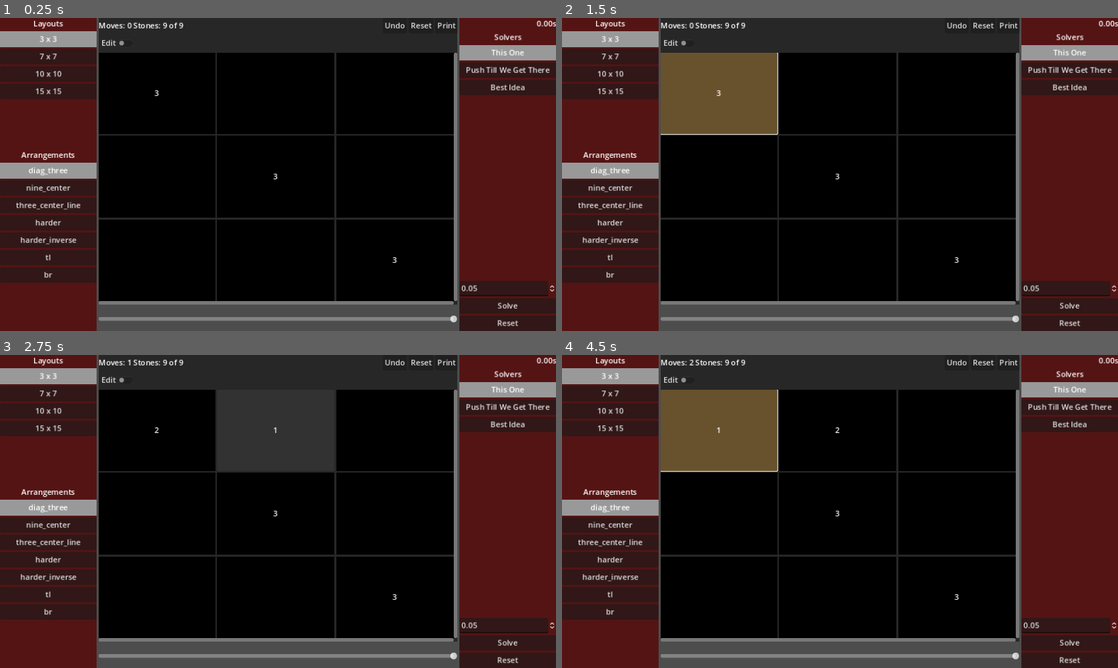
Above: before the commit, frames 1-4 (two rows, left to right).
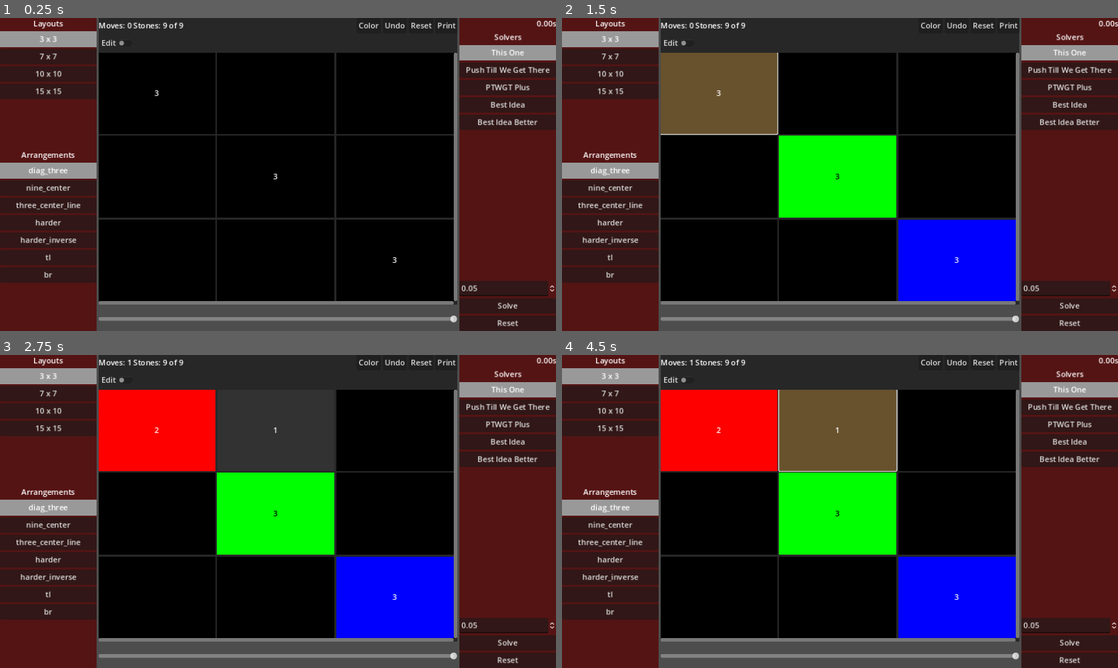
Above: after the commit, the same moments.

Repository: bitwes/StoneGridProblem
Game: Godot game, scene res://main.tscn
Two runs of this game, one before a commit and one after it. Both use one fixed random seed, a clock stepped at 60 frames per second and the inputs below.
Inputs (mouse positions are in pixels of both pictures, inside the frame that each line leads up to):
- Up to frame 1 (0.25 s): no input
- Up to frame 2 (1.5 s): click (928, 24) at 0.5 s, where only the run after the commit has a clickable "Color"; click "3" at 1.25 s
- Up to frame 3 (2.75 s): click (278, 430) at 2.02 s
- Up to frame 4 (4.5 s): click "2" at 2.75 s; click "1" at 3.5 s; click "1" at 4.25 s

The runs differ from the first frame. In frame 1, 1.8% of the frame differs, in the area x 64-100%, y 1-36%; in frame 2, 13%; in frame 3, 18%; in frame 4, 24%, in the area x 17-100%, y 1-91%.

Commit message:
so much more than just faster

Diff:
--- a/Main.gd
+++ b/Main.gd
@@ -26,6 +26,7 @@
 	checks = $Layout/Controls2/Layout/Buttons/Stats/Checks,
 	passes = $Layout/Controls2/Layout/Buttons/Stats/Passes,
 	solver_buttons = $Layout/Controls2/Layout/Buttons/Solvers,
+	resume = $Layout/Controls2/Layout/Resume,
 
 	undo_slider = $Layout/CenterBox/UndoSlider,
 }
@@ -39,9 +40,11 @@
 	get: return solver
 	set(val):
 		solver = val
+		solver.paused.connect(_on_solver_paused)
 
 
 func _ready():
+	_ctrls.resume.visible = false
 	_ctrls.orig_stone_grid.visible = false
 	_stone_grid = _ctrls.orig_stone_grid
 	_ctrls.stop.visible = false
@@ -181,6 +184,17 @@
 func _on_stop_pressed():
 	solver.stop()
 
+var _pause_object = null
+func _on_solver_paused(po):
+	_pause_object = po
+	_ctrls.resume.visible = true
+
+func _on_resume_pressed():
+	_ctrls.resume.visible = false
+	_emit_resume.call_deferred()
+
+func _emit_resume():
+	_pause_object.resume.emit()
 
 
 # ------------------------
--- a/cmdln.gd
+++ b/cmdln.gd
@@ -2,14 +2,28 @@
 
 var main_scene = null
 
-func keep_on_keeping_on():
-	main_scene._create_stone_grid(15, {})
-	main_scene._stone_grid.populate(Layouts.fifteen_x_fifteen.near_corners_plus)
+func solve(size, layout, solver):
+	print('-- Solving --')
+	main_scene._create_stone_grid(size, {})
+	main_scene._stone_grid.populate(layout)
 	main_scene._ctrls.delay.value = 0.0
-	main_scene.solver = Solvers.PushTillWeGetThere.new()
+	main_scene.solver = solver
+
+	# main_scene.solver = Solvers.PushTillWeGetThere.new()
 
 	await main_scene.solve()
 	print('time = ',main_scene._ctrls.time.text)
+	main_scene._stone_grid.print_board_array()
+	print('done')
+	print(main_scene._stone_grid.is_solved())
+
+
+func keep_on_keeping_on():
+	await solve(15, Layouts.fifteen_x_fifteen.near_corners_plus, Solvers.BestIdeaBetter.new())
+	# await solve(15, Layouts.fifteen_x_fifteen.near_corners_plus, Solvers.PushTillWeGetThere.new())
+	# await solve(15, Layouts.fifteen_x_fifteen.near_corners_plus, Solvers.PushTillWeGetTherePlus.new())
+	# await solve(15, Layouts.fifteen_x_fifteen.near_corners_plus, Solvers.BestIdea.new())
+	# quit()
 
 
 func _init():
--- a/main.tscn
+++ b/main.tscn
@@ -115,6 +115,10 @@
 layout_mode = 2
 text = "Stop"
 
+[node name="Resume" type="Button" parent="Layout/Controls2/Layout"]
+layout_mode = 2
+text = "Resume"
+
 [node name="Buttons" type="VBoxContainer" parent="Layout/Controls2/Layout"]
 layout_mode = 2
 size_flags_vertical = 3
@@ -162,5 +166,6 @@
 [connection signal="pressed" from="Layout/Controls/Layout/Buttons/Layouts/TenXTen" to="." method="_on_ten_x_ten_pressed"]
 [connection signal="pressed" from="Layout/Controls/Layout/Buttons/Layouts/FifteenXFifteen" to="." method="_on_fifteen_x_fifteen_pressed"]
 [connection signal="pressed" from="Layout/Controls2/Layout/Stop" to="." method="_on_stop_pressed"]
+[connection signal="pressed" from="Layout/Controls2/Layout/Resume" to="." method="_on_resume_pressed"]
 [connection signal="pressed" from="Layout/Controls2/Layout/Buttons/Solve" to="." method="_on_solve_pressed"]
 [connection signal="pressed" from="Layout/Controls2/Layout/Buttons/Reset" to="." method="_on_reset_pressed"]
--- a/solvers.gd
+++ b/solvers.gd
@@ -1,12 +1,22 @@
 class_name Solvers
+
+class PauseObject:
+	signal resume
 
 static var TheListOfSolvers = [
 	['This One', ThisOne],
 	['Push Till We Get There', PushTillWeGetThere],
-	['Best Idea', BestIdea]
+	['PTWGT Plus', PushTillWeGetTherePlus],
+	['Best Idea', BestIdea],
+	['Best Idea Better', BestIdeaBetter],
 ]
 
 
+# ------------------------------------------------------------------------------
+# Various methods for solving and defines how to interact with a solver...wihc
+# is just implementing _solve...NOT solve BUT _solve.  And then calling solve
+# NOT _solve BUT solve.
+# ------------------------------------------------------------------------------
 class BaseSolver:
 	var _grid : StoneGrid = null
 	var _should_run = true
@@ -17,7 +27,48 @@
 		set(val): pass
 
 	var max_attempts = 200
-
+	var ignore_pause = true
+
+	# Virtual, called by solve after commone setup is done.
+	func _solve():
+		pass
+
+	signal paused(po : PauseObject)
+
+	func solve(grid : StoneGrid):
+		_should_run = true
+		_grid = grid
+		_grid.print_board()
+		_grid.color_starting_stones()
+
+		var prev_mode = _grid.mode
+		_grid.mode = _grid.MODES.SOLVE
+		await _solve()
+		_grid.mode = prev_mode
+
+		print('Moves     ', _grid.moves)
+		print('Checks    ', _grid.get_check_count())
+		print('Passes    ', passes)
+		print('Solved    ', _grid.is_solved())
+
+	var _pause_object = null
+	func stop():
+		if(_pause_object != null):
+			_pause_object.resume.emit()
+		_should_run = false
+
+
+	func pause():
+		if(ignore_pause):
+			return
+		_pause_object = PauseObject.new()
+		paused.emit(_pause_object)
+		await _pause_object.resume
+		_pause_object = null
+
+	#------------------
+	# Methods
+	#------------------
 
 	func get_surrounding_squares(pos : Vector2):
 		var to_return = []
@@ -118,7 +169,9 @@
 		var here = _grid.get_button_at(pos)
 		if(c == null):
 			c = here.get_bg_color()
+
 		var to = get_button_in_direction(pos, target)
+
 		if(to != null):
 			var dist = calc_moves_to(here, to)
 			if(to.get_stone_count() == 0):
@@ -130,6 +183,12 @@
 
 			if(moved > 0 and to != null):
 				await push_untl_there(to.grid_pos, target, c)
+
+
+	func push_and_fill_until_there(pos : Vector2, target : StoneButton):
+		var here = _grid.get_button_at(pos)
+		while(target.get_stone_count() != 1 and here.get_stone_count() > 1):
+			push_untl_there(pos, target)
 
 
 	func _get_buttons_with_spreadable_stones():
@@ -142,30 +201,6 @@
 		return btns
 
 
-	# Virtual
-	func _solve():
-		pass
-
-
-	func solve(grid : StoneGrid):
-		_should_run = true
-		_grid = grid
-		_grid.print_board()
-		_grid.color_starting_stones()
-
-		var prev_mode = _grid.mode
-		_grid.mode = _grid.MODES.SOLVE
-		await _solve()
-		_grid.mode = prev_mode
-
-		print('Moves     ', _grid.moves)
-		print('Checks    ', _grid.get_check_count())
-		print('Passes    ', passes)
-		print('Solved    ', _grid.is_solved())
-
-
-	func stop():
-		_should_run = false
 
 
 # ------------------------------------------------------------------------------
@@ -181,7 +216,7 @@
 		while(!_grid.is_solved() and _passes <= max_attempts):
 			if(!_should_run):
 					return
-			print('===== Pass ', _passes, ' =====')
+			# print('===== Pass ', _passes, ' =====')
 			await attempt()
 			_passes += 1
 
@@ -200,6 +235,8 @@
 					target.stop_highlight()
 
 
+
+
 # ------------------------------------------------------------------------------
 # * Loop through board, any spot that has more than one pushes one all the way
 #   to the closest open spot
@@ -209,13 +246,11 @@
 	extends BaseSolver
 
 	func _solve():
-		_get_buttons_with_spreadable_stones()
-
 		max_attempts = _grid.grid_size() * _grid.grid_size()
 		while(!_grid.is_solved() and _passes <= max_attempts):
 			if(!_should_run):
 				return
-			print('===== Pass ', _passes, ' =====')
+			# print('===== Pass ', _passes, ' =====')
 			await attempt()
 			_passes += 1
 
@@ -234,6 +269,38 @@
 				here.stop_highlight()
 
 
+
+
+# ------------------------------------------------------------------------------
+# ------------------------------------------------------------------------------
+class PushTillWeGetTherePlus:
+	extends BaseSolver
+
+	func attempt(spreadable):
+		for here in spreadable:
+			var target = get_closest_zero(here.grid_pos)
+			here.highlight()
+			if(target != null):
+				target.highlight()
+				await push_untl_there(here.grid_pos, target)
+				target.stop_highlight()
+			here.stop_highlight()
+
+
+	func _solve():
+		max_attempts = _grid.grid_size() * _grid.grid_size()
+		var spreadable = _get_buttons_with_spreadable_stones()
+
+		max_attempts = _grid.grid_size() * _grid.grid_size()
+		while(!_grid.is_solved() and _passes <= max_attempts):
+			if(!_should_run):
+				return
+			# print('===== Pass ', _passes, ' =====')
+			await attempt(spreadable)
+			_passes += 1
+
+
+
 # ------------------------------------------------------------------------------
 # * Get the starting stone locations, sort them by size descending.
 # * Push out from each starting location open spaces within a range
@@ -274,7 +341,7 @@
 
 		var r = 1
 		while(!_grid.is_solved() and _passes <= max_attempts):
-			print('===== Pass ', _passes, ' =====')
+			# print('===== Pass ', _passes, ' =====')
 			for s in spreadable:
 				if(!_should_run):
 					return
@@ -282,3 +349,93 @@
 			r += 1
 
 			_passes += 1
+
+
+# ------------------------------------------------------------------------------
+# ------------------------------------------------------------------------------
+class BestIdeaBetter:
+	extends BaseSolver
+
+	var _zeros = []
+	var _spreadable = []
+
+	func parse_grid():
+		_zeros.clear()
+		_spreadable.clear()
+
+		for i in range(_grid.grid_size()):
+			for j in range(_grid.grid_size()):
+				var pos = Vector2(i, j)
+				var btn = _grid.get_button_at(pos)
+				if(btn.get_stone_count() == 0):
+					_zeros.append(btn)
+				elif(btn.get_stone_count() > 1):
+					_spreadable.append(btn)
+
+
+	func get_zeros_in_range(from_btn, r):
+		var to_return = []
+		for z in _zeros:
+			if(calc_moves_to(from_btn, z) <= r):
+				to_return.append(z)
+		return to_return
+
+
+	func calc_influence(btn_here, btn_target):
+		var moves = float(calc_moves_to(btn_here, btn_target))
+		var stones = float(btn_here.get_stone_count())
+		return  stones / moves
+
+
+	func strongest_influence(btn_here : StoneButton, btn_target : StoneButton):
+		var best_infl = calc_influence(btn_here, btn_target)
+		var to_return = btn_here
+
+		for s in _spreadable:
+			if(s != btn_here):
+				var infl = calc_influence(s, btn_target)
+				if(infl > best_infl):
+					best_infl = infl
+					to_return = s
+		return to_return
+
+
+	func attempt(here, r):
+		var targets = get_zeros_in_range(here, r)
+		here.highlight()
+
+		for target in targets:
+			if(!_should_run):
+				return
+
+			if(here.get_stone_count() > 0 and strongest_influence(here, target) == here):
+				target.highlight()
+				await push_and_fill_until_there(here.grid_pos, target)
+				if(target.get_stone_count() != 1):
+					push_error('Stone did not make it ', here.grid_pos, ' -> ', target.grid_pos)
+					parse_grid()
+				else:
+					_zeros.remove_at(_zeros.find(target))
+				target.stop_highlight()
+		here.stop_highlight()
+
+
+
+	func _solve():
+		parse_grid()
+		max_attempts = _grid.grid_size() * _grid.grid_size() * 2
+
+		var r = 1
+		while(!_grid.is_solved() and _passes <= max_attempts):
+			print('===== Pass ', _passes, ' =====')
+
+			var pre_moves = _grid.moves
+			for s in _spreadable:
+				if(!_should_run):
+					return
+				await attempt(s, r)
+
+			if(pre_moves == _grid.moves):
+				r += 1
+
+			_passes += 1
--- a/stone_grid.gd
+++ b/stone_grid.gd
@@ -111,6 +111,7 @@
 var _from : StoneButton = null
 var _stone_buttons = []
 var _last_layout = null
+var _manual_solver = Solvers.BaseSolver.new()
 
 var from_color = Color(1, 0, 0)
 var to_color = Color(0, 1, 0)
@@ -144,6 +145,7 @@
 
 func _ready():
 	_ctrls.edit_buttons.visible = false
+	_manual_solver._grid = self
 
 
 func _animate_move(from_btn : StoneButton, to_btn : StoneButton, duration : float):
@@ -221,7 +223,8 @@
 			else:
 				_from = which
 		else:
-			move_stone(_from.grid_pos, which.grid_pos)
+			_manual_solver.push_and_fill_until_there(_from.grid_pos, which)
+			# move_stone(_from.grid_pos, which.grid_pos)
 			_from.button_pressed = false
 			_from.release_focus()
 			which.button_pressed = false
@@ -242,6 +245,10 @@
 
 func _on_print_array_pressed():
 	print_board_array()
+
+
+func _on_color_stones_pressed():
+	color_starting_stones()
 
 
 # ------------------------
@@ -386,6 +393,7 @@
 	var num_wrong = 0
 	for i in range(grid_size()):
 		for j in range(grid_size()):
+			print(_stone_buttons[i][j])
 			if(_stone_buttons[i][j].get_stone_count() > 1):
 				num_wrong += 1
 	return num_wrong
--- a/stone_grid.tscn
+++ b/stone_grid.tscn
@@ -41,6 +41,10 @@
 [node name="CenterContainer" type="CenterContainer" parent="Layout/Header"]
 layout_mode = 2
 size_flags_horizontal = 3
+
+[node name="ColorStones" type="Button" parent="Layout/Header"]
+layout_mode = 2
+text = "Color"
 
 [node name="Undo" type="Button" parent="Layout/Header"]
 layout_mode = 2
@@ -86,6 +90,7 @@
 
 [node name="TopLayer" type="Node2D" parent="."]
 
+[connection signal="pressed" from="Layout/Header/ColorStones" to="." method="_on_color_stones_pressed"]
 [connection signal="pressed" from="Layout/Header/Undo" to="." method="_on_undo_pressed"]
 [connection signal="pressed" from="Layout/Header/Reset" to="." method="_on_reset_pressed"]
 [connection signal="pressed" from="Layout/Header/PrintArray" to="." method="_on_print_array_pressed"]
